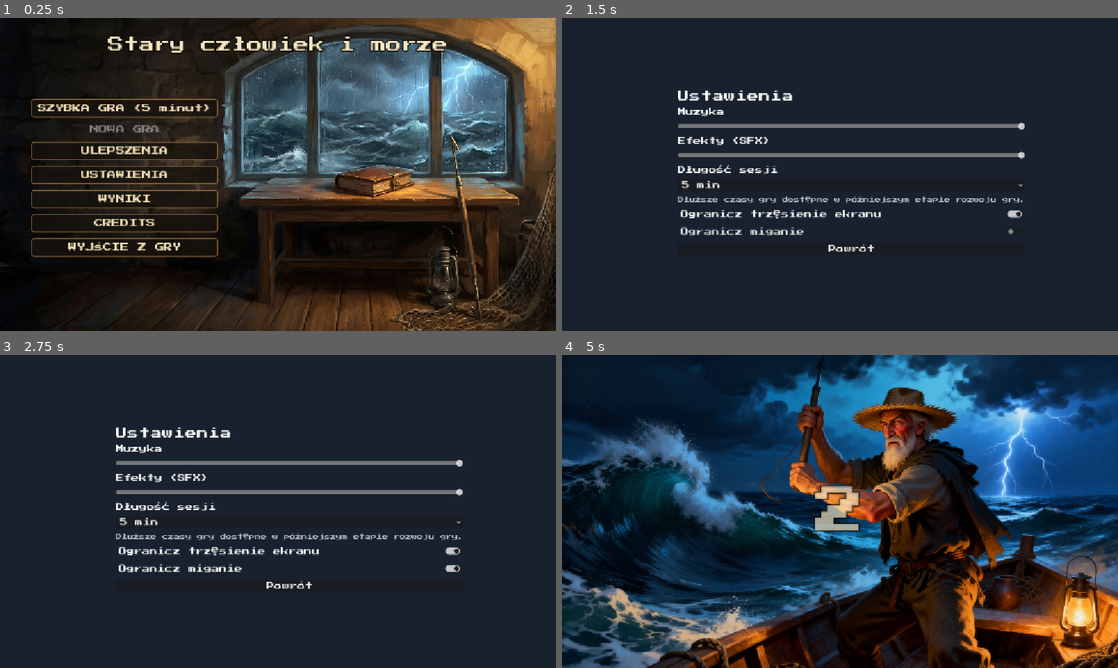
Above: before the commit, frames 1-4 (two rows, left to right).
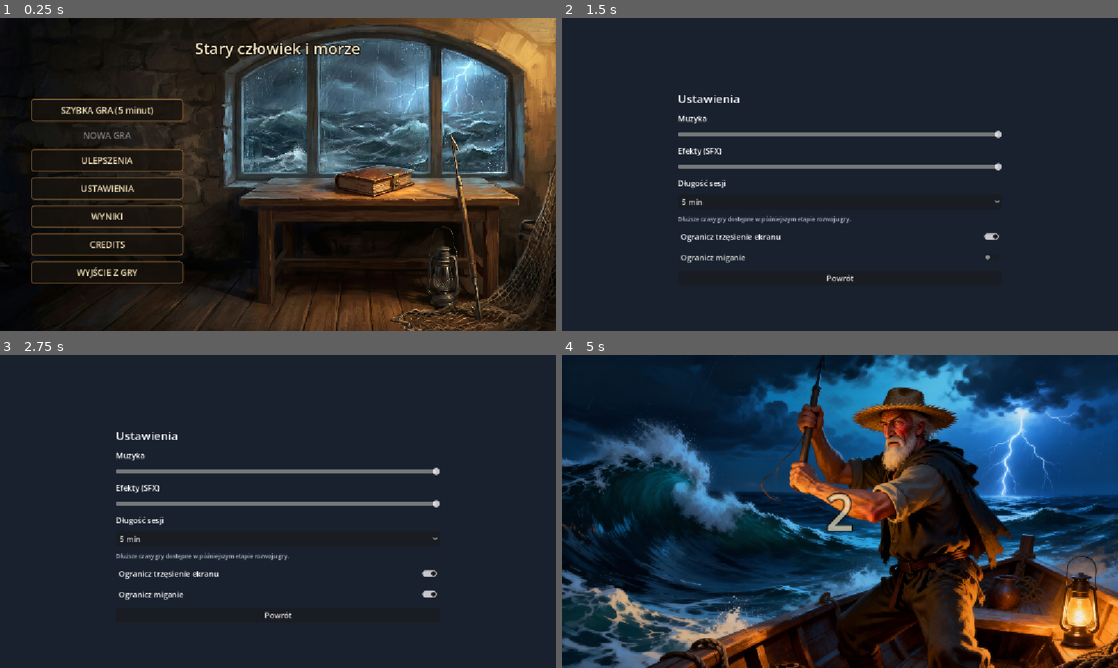
Above: after the commit, the same moments.

Repository: stap1/SCIM
Game: Godot game, scene res://scenes/MainMenu.tscn
Same seed, same stepped clock (60 frames per second), same inputs: the game is played once before the commit and once after it.
Inputs (mouse positions are in pixels of both pictures, inside the frame that each line leads up to):
- Up to frame 1 (0.25 s): no input
- Up to frame 2 (1.5 s): click "USTAWIENIA" at 0.5 s; click "Ogranicz trzęsienie ekranu" at 1.25 s
- Up to frame 3 (2.75 s): click "Ogranicz miganie" at 2 s
- Up to frame 4 (5 s): click "Powrót" at 2.75 s; click "SZYBKA GRA (5 minut)" at 3.5 s; tap Enter at 4.25 s; move the mouse to (962, 495) at 4.27 s; hold D (move_right) from 4.28 s (still down); hold Shift from 4.28 s (still down); click (962, 495) at 4.42 s

The runs differ from the first frame. In frame 1, 7.9% of the frame differs, in the area x 5-81%, y 5-85%; in frame 2, 6.9%; in frame 3, 7.0%; in frame 4, 0.8%.

Commit message:
fix: poprawny font (polskie znaki) + dostep do Ustawien z menu pauzy
- font: PressStart2P zle renderowal 'ę' (glif wyzej niz reszta mimo obecnosci w foncie);
  zamiana na Jersey25 (pelne, poprawne polskie glify), uid zachowany -> project.godot nietkniety
- test_font.gd: regresja - globalny font ma komplet polskich diakrytykow
- pauza: dodany przycisk 'Ustawienia' + panel w miejscu (glosnosc Music/SFX, redukcja
  trzesienia/migania) - bez opuszczania sesji; zapis przez SettingsStore
- test_pause_menu.gd: dostep do ustawien + toggle panelu

Co-Authored-By: Claude Opus 4.8 <noreply@anthropic.com>

Diff:
--- a/scenes/ui/pause_menu.tscn
+++ b/scenes/ui/pause_menu.tscn
@@ -30,6 +30,10 @@
 custom_minimum_size = Vector2(260, 48)
 text = "Wznów"
 
+[node name="SettingsButton" type="Button" parent="Dimmer/Center/Menu"]
+custom_minimum_size = Vector2(260, 48)
+text = "Ustawienia"
+
 [node name="RestartButton" type="Button" parent="Dimmer/Center/Menu"]
 custom_minimum_size = Vector2(260, 48)
 text = "Restart"
@@ -37,3 +41,39 @@
 [node name="MenuButton" type="Button" parent="Dimmer/Center/Menu"]
 custom_minimum_size = Vector2(260, 48)
 text = "Menu główne"
+
+[node name="SettingsPanel" type="VBoxContainer" parent="Dimmer/Center"]
+visible = false
+theme_override_constants/separation = 10
+
+[node name="Title" type="Label" parent="Dimmer/Center/SettingsPanel"]
+text = "Ustawienia"
+horizontal_alignment = 1
+
+[node name="MusicLabel" type="Label" parent="Dimmer/Center/SettingsPanel"]
+text = "Muzyka"
+
+[node name="MusicSlider" type="HSlider" parent="Dimmer/Center/SettingsPanel"]
+custom_minimum_size = Vector2(300, 20)
+max_value = 1.0
+step = 0.01
+value = 1.0
+
+[node name="SFXLabel" type="Label" parent="Dimmer/Center/SettingsPanel"]
+text = "Efekty (SFX)"
+
+[node name="SFXSlider" type="HSlider" parent="Dimmer/Center/SettingsPanel"]
+custom_minimum_size = Vector2(300, 20)
+max_value = 1.0
+step = 0.01
+value = 1.0
+
+[node name="ReduceShakeCheck" type="CheckButton" parent="Dimmer/Center/SettingsPanel"]
+text = "Ogranicz trzęsienie ekranu"
+
+[node name="ReduceFlashCheck" type="CheckButton" parent="Dimmer/Center/SettingsPanel"]
+text = "Ogranicz miganie"
+
+[node name="BackButton" type="Button" parent="Dimmer/Center/SettingsPanel"]
+custom_minimum_size = Vector2(260, 44)
+text = "Powrót"
--- a/scripts/ui/pause_menu.gd
+++ b/scripts/ui/pause_menu.gd
@@ -10,9 +10,18 @@
 ## wlascicieli flagi get_tree().paused.
 
 @onready var _dimmer: Control = $Dimmer
+@onready var _menu_root: VBoxContainer = $Dimmer/Center/Menu
 @onready var _resume_button: Button = $Dimmer/Center/Menu/ResumeButton
+@onready var _settings_button: Button = $Dimmer/Center/Menu/SettingsButton
 @onready var _restart_button: Button = $Dimmer/Center/Menu/RestartButton
 @onready var _menu_button: Button = $Dimmer/Center/Menu/MenuButton
+# Panel ustawien w pauzie (w miejscu - bez opuszczania rozgrywki).
+@onready var _settings_panel: VBoxContainer = $Dimmer/Center/SettingsPanel
+@onready var _music_slider: HSlider = $Dimmer/Center/SettingsPanel/MusicSlider
+@onready var _sfx_slider: HSlider = $Dimmer/Center/SettingsPanel/SFXSlider
+@onready var _reduce_shake_check: CheckButton = $Dimmer/Center/SettingsPanel/ReduceShakeCheck
+@onready var _reduce_flash_check: CheckButton = $Dimmer/Center/SettingsPanel/ReduceFlashCheck
+@onready var _settings_back: Button = $Dimmer/Center/SettingsPanel/BackButton
 
 ## Czy to menu jest aktualnym wlascicielem pauzy. Chroni przed "przejeciem" pauzy
 ## zalozonej przez inny ekran (np. wznowienie gry w trakcie wyboru ulepszenia).
@@ -25,6 +34,10 @@
 	_resume_button.pressed.connect(resume)
 	_restart_button.pressed.connect(_on_restart_pressed)
 	_menu_button.pressed.connect(_on_menu_pressed)
+	_settings_button.pressed.connect(_open_settings)
+	_settings_back.pressed.connect(_close_settings)
+	_init_settings_controls()
+	_settings_panel.hide()
 
 ## Obsluga klawisza pauzy. _unhandled_input dziala dla wezlow ALWAYS takze przy
 ## get_tree().paused, a uruchamia sie dopiero gdy zdarzenia nie skonsumowal zaden Control.
@@ -50,6 +63,9 @@
 	_is_open = true
 	GameState.is_paused = true      # spojnosc dla systemow czytajacych te flage
 	get_tree().paused = true
+	# Zawsze otwieraj na glownych przyciskach pauzy (panel ustawien schowany).
+	_settings_panel.hide()
+	_menu_root.show()
 	_dimmer.show()
 	_resume_button.grab_focus()     # ergonomia: od razu nawigacja klawiatura/pad
 
@@ -78,3 +94,56 @@
 	GameState.is_paused = false
 	get_tree().paused = false
 	GameState.reset()
+
+# --- Ustawienia w pauzie (w miejscu, bez opuszczania sesji) ---
+
+func _open_settings() -> void:
+	AudioManager.play_sfx("ui_click")
+	_refresh_settings_values()
+	_menu_root.hide()
+	_settings_panel.show()
+	_settings_back.grab_focus()
+
+func _close_settings() -> void:
+	AudioManager.play_sfx("ui_click")
+	_settings_panel.hide()
+	_menu_root.show()
+	_settings_button.grab_focus()
+
+func _init_settings_controls() -> void:
+	_refresh_settings_values()
+	_music_slider.value_changed.connect(_on_music_changed)
+	_sfx_slider.value_changed.connect(_on_sfx_changed)
+	_reduce_shake_check.toggled.connect(_on_reduce_shake_toggled)
+	_reduce_flash_check.toggled.connect(_on_reduce_flash_toggled)
+
+# Wczytuje biezace wartosci do kontrolek (bez emisji sygnalow - by nie nadpisac zapisu).
+func _refresh_settings_values() -> void:
+	var s := SettingsStore.load_settings(SettingsStore.SETTINGS_PATH)
+	_music_slider.set_value_no_signal(float(s["music_vol"]))
+	_sfx_slider.set_value_no_signal(float(s["sfx_vol"]))
+	_reduce_shake_check.set_pressed_no_signal(bool(s["reduce_shake"]))
+	_reduce_flash_check.set_pressed_no_signal(bool(s["reduce_flashing"]))
+
+func _on_music_changed(v: float) -> void:
+	SettingsStore.apply_bus("Music", v)
+	_save_settings()
+
+func _on_sfx_changed(v: float) -> void:
+	SettingsStore.apply_bus("SFX", v)
+	_save_settings()
+
+func _on_reduce_shake_toggled(pressed: bool) -> void:
+	AudioManager.play_sfx("ui_click")
+	SettingsStore.reduce_shake = pressed
+	_save_settings()
+
+func _on_reduce_flash_toggled(pressed: bool) -> void:
+	AudioManager.play_sfx("ui_click")
+	SettingsStore.reduce_flashing = pressed
+	_save_settings()
+
+# Zapis przez SettingsStore (jedyny wlasciciel trwalosci). Dlugosc sesji bez zmian w pauzie.
+func _save_settings() -> void:
+	SettingsStore.save_settings(SettingsStore.SETTINGS_PATH, _music_slider.value, _sfx_slider.value,
+		SettingsStore.session_length_min, _reduce_shake_check.button_pressed, _reduce_flash_check.button_pressed)
--- /dev/null
+++ b/test/test_font.gd
@@ -0,0 +1,18 @@
+extends GutTest
+
+# Regresja: globalny font gry (uid z project.godot [gui]) musi miec poprawne polskie znaki.
+# PressStart2P zle renderowal "ę" (glif wyzej niz reszta) - zastapiony Jersey25.
+
+const FONT_UID := "uid://ol68kawq588u"
+
+func test_game_font_has_polish_glyphs() -> void:
+	var f = load(FONT_UID)
+	assert_not_null(f, "globalny font (uid z project.godot) laduje sie")
+	if f == null:
+		return
+	var chars := {
+		"ę": 0x0119, "ą": 0x0105, "ł": 0x0142, "ż": 0x017C, "ś": 0x015B,
+		"ć": 0x0107, "ń": 0x0144, "ó": 0x00F3, "ź": 0x017A, "Ł": 0x0141,
+	}
+	for name in chars:
+		assert_true(f.has_char(chars[name]), "font ma glif '%s'" % name)
--- a/test/test_pause_menu.gd
+++ b/test/test_pause_menu.gd
@@ -56,6 +56,27 @@
 	assert_false(get_tree().paused, "po game over klawisz pauzy ignorowany")
 	assert_false(pm.get_node("Dimmer").visible, "menu sie nie otwiera po game over")
 
+func test_pause_has_settings_access() -> void:
+	var pm = _menu()
+	await wait_physics_frames(1)
+	assert_not_null(pm.get_node_or_null("Dimmer/Center/Menu/SettingsButton"), "pauza ma przycisk Ustawienia")
+	assert_not_null(pm.get_node_or_null("Dimmer/Center/SettingsPanel"), "pauza ma panel ustawien")
+
+func test_settings_panel_opens_and_closes() -> void:
+	var pm = _menu()
+	await wait_physics_frames(1)
+	pm.toggle()  # otworz pauze
+	var panel = pm.get_node("Dimmer/Center/SettingsPanel")
+	var menu = pm.get_node("Dimmer/Center/Menu")
+	assert_false(panel.visible, "panel ustawien poczatkowo ukryty")
+	pm._open_settings()
+	assert_true(panel.visible, "po 'Ustawienia' panel widoczny")
+	assert_false(menu.visible, "glowne przyciski schowane")
+	pm._close_settings()
+	assert_true(menu.visible, "'Powrot' wraca do glownych przyciskow")
+	assert_false(panel.visible, "panel schowany po 'Powrot'")
+	pm.resume()
+
 func test_does_not_steal_foreign_pause() -> void:
 	# Symulacja: drzewo wstrzymane przez inny ekran (np. wybor ulepszenia).
 	var pm = _menu()
Not shown, changed: assets/fonts/Jersey25.ttf.import
Binary file removed: assets/fonts/PressStart2P.ttf
Not shown, added: test/test_font.gd.uid
